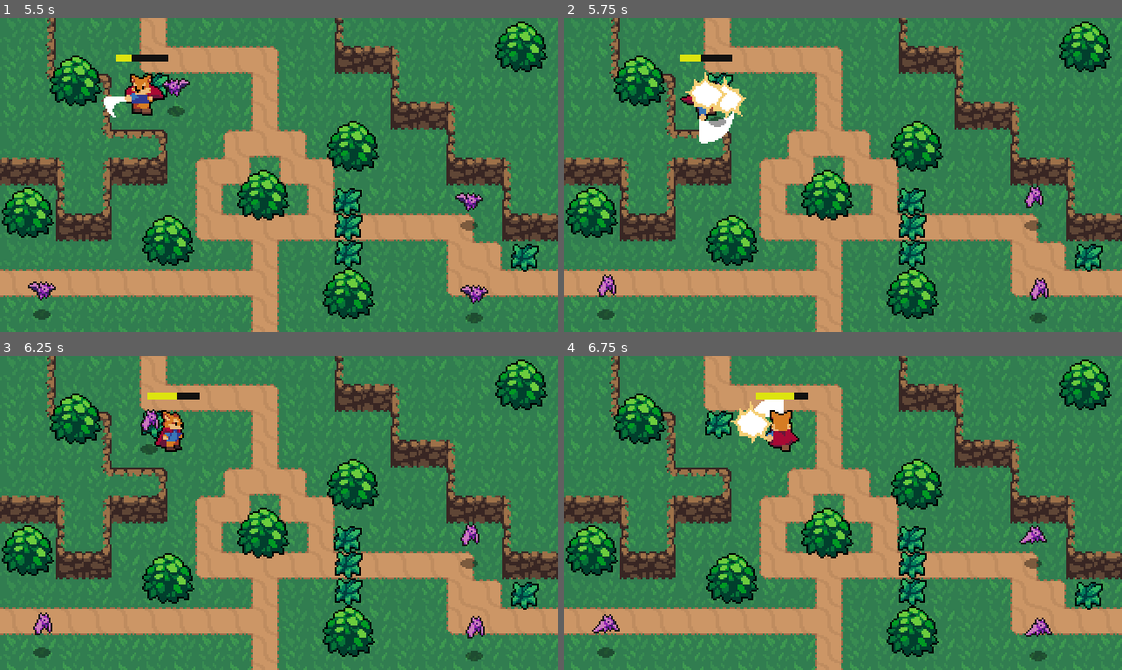
Above: before the commit, frames 1-4 (two rows, left to right).
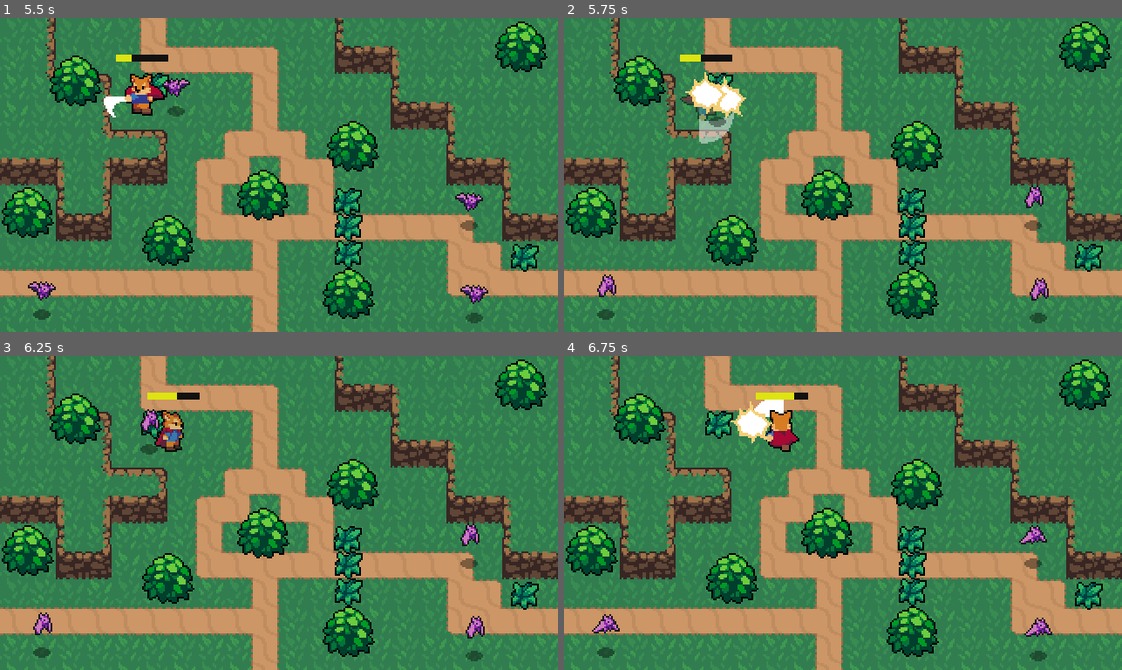
Above: after the commit, the same moments.

Repository: j-rodriguez99/Godot_ActionRPG
Game: Godot game, scene res://World.tscn
Two runs of this game, one before a commit and one after it. Both use one fixed random seed, a clock stepped at 60 frames per second and the inputs below.
Inputs:
- Up to frame 1 (5.5 s): tap Enter (ui_accept) at 0.5, 0.77, 1.52, 3.02, 3.77, 4.52 s; hold D (Right) 0.53-1.28 s; hold F (Attack) 0.53-1.28 s; hold S (Down) 1.28-2.03 s; tap F (Attack) at 1.35, 2.85, 4.35 s; hold D (Right) 2.03-2.78 s; hold F (Attack) 2.03-2.78 s; hold W (Up) 2.78-3.53 s; hold F (Attack) 3.53-4.28 s; hold A (Left) 3.53-5.03 s; hold S (Down) from 5.03 s (still down); hold F (Attack) from 5.03 s (still down)
- Up to frame 2 (5.75 s): keep holding S (Down); keep holding F (Attack)
- Up to frame 3 (6.25 s): release S (Down) at 5.78 s; release F (Attack) at 5.78 s; hold D (Right) from 5.78 s (still down); tap F (Attack) at 5.85 s; tap Enter (ui_accept) at 6.02 s
- Up to frame 4 (6.75 s): release D (Right) at 6.53 s; hold W (Up) from 6.53 s (still down); hold F (Attack) from 6.53 s (still down)

Frame 1 is identical in both runs. In frame 2, 0.5% of the frame differs, in the area x 20-31%, y 20-40%; in frame 3, less than 0.1%; in frame 4, nothing differs.

Commit message:
merge self modulate animation tracks test upcoming

Diff:
--- a/Player.gd
+++ b/Player.gd
@@ -11,6 +11,7 @@
 onready var progress_bar = $ProgressBar
 onready var animation_tree : AnimationTree = $AnimationTree
 onready var animation_player : AnimationPlayer = $AnimationPlayer
+onready var animation_player_two = $AnimationPlayer2
 onready var animation_state : Object = animation_tree.get("parameters/playback")
 onready var sword_hitbox : Area2D = $Position2DHitboxPivot/SwordHitbox
 onready var hurtbox = $PlayerHurtbox
@@ -105,8 +106,9 @@
 	add_child(timer)
 	timer.connect("timeout", self, "enable_zone")
 	timer.one_shot = true
-	timer.set_wait_time(1)
+	timer.set_wait_time(1.1)
 	timer.start()
+	animation_player_two.play("DamageTaken")
 #	make the player blink effect.
 
 func enable_zone():
--- a/Player/Player.tscn
+++ b/Player/Player.tscn
@@ -616,6 +616,33 @@
 [sub_resource type="CapsuleShape2D" id=49]
 radius = 5.3225
 height = 4.08987
+
+[sub_resource type="Animation" id=50]
+resource_name = "DamageTaken"
+tracks/0/type = "value"
+tracks/0/path = NodePath("Sprite:self_modulate")
+tracks/0/interp = 1
+tracks/0/loop_wrap = true
+tracks/0/imported = false
+tracks/0/enabled = true
+tracks/0/keys = {
+"times": PoolRealArray( 0, 0.1, 0.2, 0.3, 0.4, 0.5, 0.6, 0.7, 0.8, 0.9, 1 ),
+"transitions": PoolRealArray( 1, 1, 1, 1, 1, 1, 1, 1, 1, 1, 1 ),
+"update": 0,
+"values": [ Color( 1, 1, 1, 1 ), Color( 0.866667, 0.764706, 0.764706, 1 ), Color( 0.796078, 0.658824, 0.658824, 1 ), Color( 0.709804, 0.537255, 0.537255, 1 ), Color( 0.615686, 0.407843, 0.407843, 1 ), Color( 0.403922, 0.184314, 0.184314, 1 ), Color( 0.615686, 0.407843, 0.407843, 1 ), Color( 0.709804, 0.537255, 0.537255, 1 ), Color( 0.796078, 0.658824, 0.658824, 1 ), Color( 0.866667, 1, 1, 1 ), Color( 1, 1, 1, 1 ) ]
+}
+tracks/1/type = "value"
+tracks/1/path = NodePath("Sprite:self_modulate")
+tracks/1/interp = 1
+tracks/1/loop_wrap = true
+tracks/1/imported = false
+tracks/1/enabled = true
+tracks/1/keys = {
+"times": PoolRealArray( 0, 0.1, 0.2, 0.3, 0.4, 0.5, 0.6, 0.7, 0.8, 0.9, 1 ),
+"transitions": PoolRealArray( 1, 1, 1, 1, 1, 1, 1, 1, 1, 1, 1 ),
+"update": 0,
+"values": [ Color( 1, 1, 1, 0.392157 ), Color( 1, 1, 1, 1 ), Color( 1, 1, 1, 0.392157 ), Color( 1, 1, 1, 1 ), Color( 1, 1, 1, 0.392157 ), Color( 1, 1, 1, 1 ), Color( 1, 1, 1, 0.392157 ), Color( 1, 1, 1, 1 ), Color( 1, 1, 1, 1 ), Color( 1, 1, 1, 1 ), Color( 1, 1, 1, 1 ) ]
+}
 
 [node name="Player" type="KinematicBody2D"]
 collision_layer = 2
@@ -704,6 +731,9 @@
 position = Vector2( 0, -4.505 )
 shape = SubResource( 49 )
 
+[node name="AnimationPlayer2" type="AnimationPlayer" parent="."]
+anims/DamageTaken = SubResource( 50 )
+
 [connection signal="timeout" from="RollTimer" to="." method="_on_RollTimer_timeout"]
 
 [editable path="Position2DHitboxPivot/SwordHitbox"]
Not shown: 1 places in Player/Player.tscn that only renumber resources
